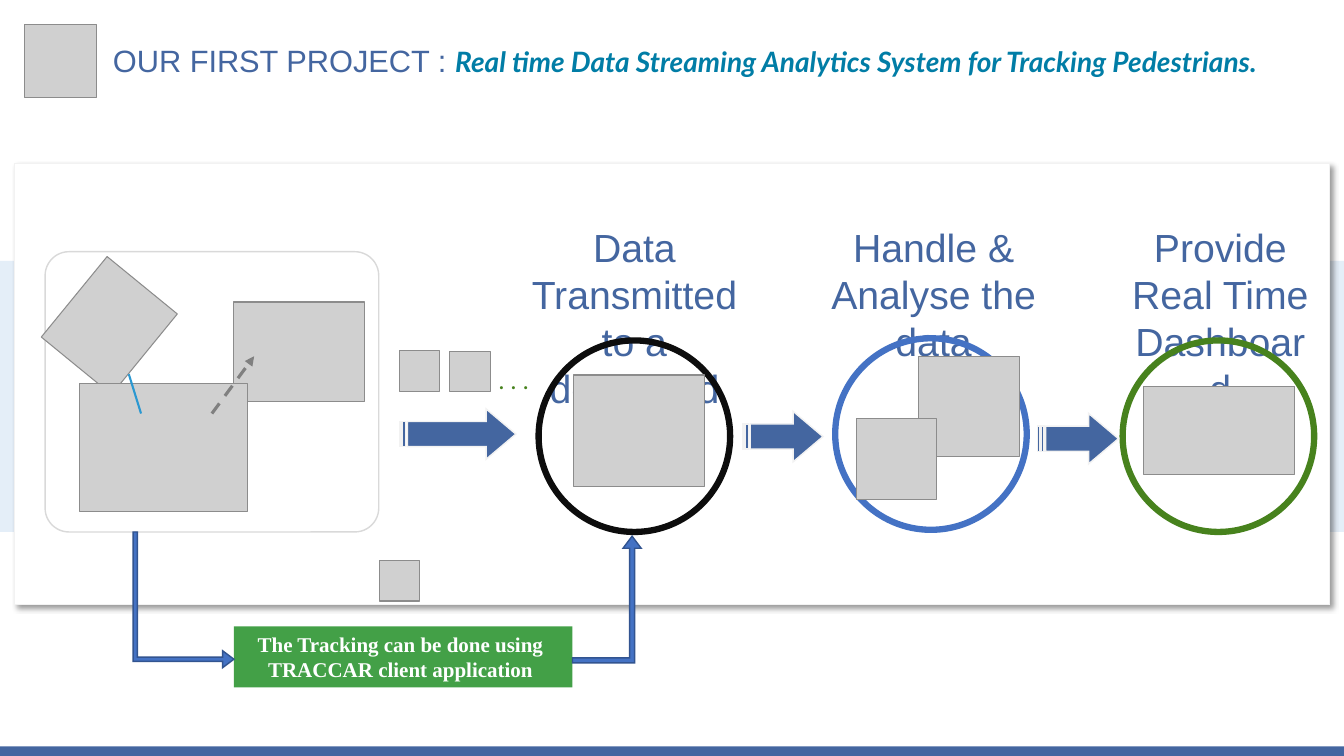
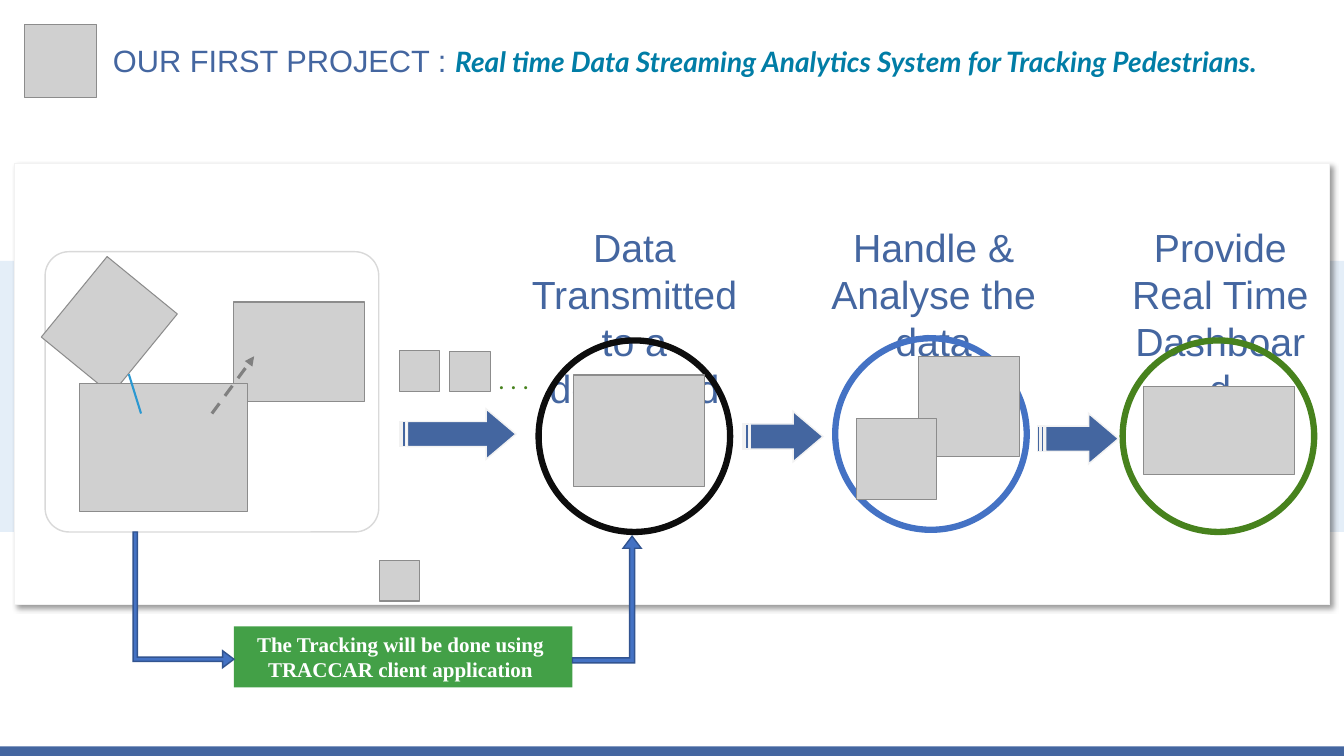
Before and after one commit to MiSalah/Real-Time-Data-Streaming-Analytics-System-for-tracking-Pedestrians, a slide deck: slide 4 of Progress' Presentations/Etat d'avancement - S1.pptx. Drawn at 1344x756 pixels with LibreOffice and Linux fonts; fonts in the diff are those of the drawing; grey boxes stand for pictures. Boxes give left, top, right and bottom in pixels: in the first picture for what was removed or moved away, otherwise in the second. Text is boxed around its words. In the diff, an @@ line names an element or a change of style, - is before the commit and + after.

```diff
--- a/Progress' Presentations/Etat d'avancement - S1.pptx
+++ b/Progress' Presentations/Etat d'avancement - S1.pptx
@@ text in rectangle at bbox=[257, 637, 544, 682]: text changed @@
-The Tracking can be done using TRACCAR client application
+The Tracking will be done using TRACCAR client application
```
Also in this commit, not shown: 4 other slides changed.
